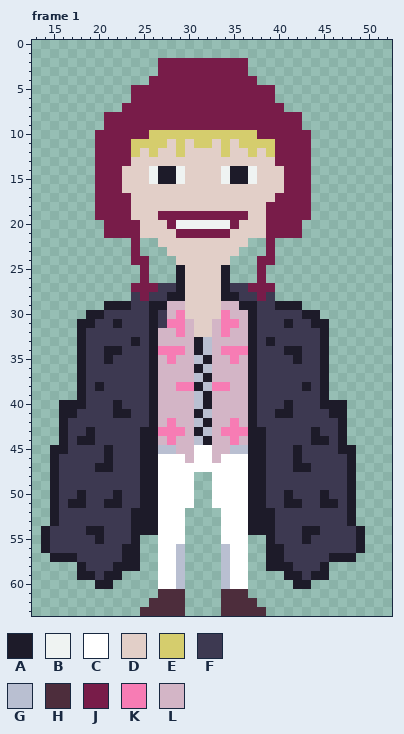
Two states of a pixel-art file, assets/corazon/front.aseprite. The picture above was drawn from the file before the commit.
64x64 pixels, 9 frames. Colours within 5 levels of each other are drawn and written as one. Shown: frame 1: x 13..52, y 0..63. The commit also changed other frames, which this record leaves out.
Visible layers, top first: "head", "rleg", "lleg", "cloak", "body".
Palette (. is transparent): A #1d1b29  B #eff3f2  C #ffffff  D #e2cfc8  E #d5cd6d  F #3d3951  G #b9bfd1  H #4d2d3c  J #781c49  K #f77cb4  L #d3b5c6
Pixels before, frame 1 (only the part around the change), first column x 13:
 0 ........................................
 1 ........................................
 2 ..............JJJJJJJJJJ................
 3 ..............JJJJJJJJJJ................
 4 .............JJJJJJJJJJJJ...............
 5 ...........JJJJJJJJJJJJJJJJ.............
 6 ...........JJJJJJJJJJJJJJJJ.............
 7 ..........JJJJJJJJJJJJJJJJJJ............
 8 ........JJJJJJJJJJJJJJJJJJJJJJ..........
 9 ........JJJJJJJJJJJJJJJJJJJJJJ..........
10 .......JJJJJJEEEEEEEEEEEEJJJJJJ.........
11 .......JJJJEEEEDEDEEDEDEEEEJJJJ.........
12 .......JJJJEDEDDEDDDDEDDEDEJJJJ.........
13 .......JJJJDDDDDDDDDDDDDDDDJJJJ.........
14 .......JJJDDDBAABDDDDBAABDDDJJJ.........
15 .......JJJDDDBAABDDDDBAABDDDJJJ.........
16 .......JJJDDDDDDDDDDDDDDDDDDJJJ.........
17 .......JJJJDDDDDDDDDDDDDDDDJJJJ.........
18 .......JJJJDDDDDDDDDDDDDDDJJJJJ.........
19 .......JJJJDDDJJJJJJJJJJDDJJJJJ.........
20 ........JJJJDDDJBBBBBBJDDDJJJJ..........
21 ........JJJJDDDDJJJJJJDDDDJJJJ..........
22 ...........J..DDDDDDDDDD..J.............
23 ...........J...DDDDDDDD...J.............
24 ...........JJ...DDDDDD...JJ.............
25 ............J...ADDDDA...J..............
26 ............J...ADDDDA...J..............
27 ...........JJJFFADDDDAFFJJJ.............
28 ...........FJFFAADDDDAAFFJF.............
29 ........AAAFFAALLDDDDLLAAFFAAA..........
30 ......AAFFFFFAFLKDDDDKLLAFFFFFAA........
31 .....AAFFAFFFAFKKLDDLKKLAFFFAFFAA.......
32 .....AFFFFFFFALLKLDDLKLLAFFFFFFFA.......
33 .....AFFFFFAFALLLLAGLLLLAFAFFFFFA.......
34 .....AFFAAFFFAKKKLAGLKKKAFFFAAFFA.......
35 .....AFFAFFFFALKLLGALLKLAFFFFAFFA.......
36 .....AFFFFFFFALLLLAGLLLLAFFFFFFFA.......
37 .....AFFFFFFFALLLLGALLLLAFFFFFFFA.......
38 .....AFAFFFFFALLKKAGKKLLAFFFFFAFA.......
39 .....AFFFFFFFALLLLGALLLLAFFFFFFFA.......
40 ...AAAFFFAFFFALLLLGALLLLAFFFAFFFAAA.....
41 ...AAFFFFAAFFALLLLAGLLLLAFFAAFFFFAA.....
42 ...AFFFFFFFFFALKLLGALLKLAFFFFFFFFFA.....
43 ...AFFAFFFFFAAKKKLAGLKKKAAFFFFFAFFA.....
44 ...AFAAFFFFFAALKLLGALLKLAAFFFFFAAFA.....
45 ..AAFFFFAFFFAAGGLLCCLLGGAAFFFAFFFFAA....
46 ..AFFFFFAFFFAACCCLCCLCCCAAFFFAFFFFFA....
47 ..AFFFFAAFFFAACCCCCCCCCCAAFFFAAFFFFA....
48 ..AFFFFFFFFFAACCCC..CCCCAAFFFFFFFFFA....
49 ..AFFFFFFFFFAACCCC..CCCCAAFFFFFFFFFA....
50 ..AFFAFFFAFFAACCCC..CCCCAAFFAFFFAFFA....
51 ..AFAAFFAAFFAACCCC..CCCCAAFFAAFFAAFA....
52 ..AFFFFFFFFAAACCC....CCCAAAFFFFFFFFA....
53 ..AFFFFFFFFAAACCC....CCCAAAFFFFFFFFA....
54 .AFFFFAAFFFAAACCC....CCCAAAFFFAAFFFFA...
55 .AFFFFFAFFFA..CCC....CCC..AFFFAFFFFFA...
56 .AFFFFFFFFAA..CCG....GCC..AAFFFFFFFFA...
57 ..AAAFFFFFAA..CCG....GCC..AAFFFFFAAA....
58 .....AFFFAAA..CCG....GCC..AAAFFFA.......
59 .....AAFAA....CCG....GCC....AAFAA.......
60 .......AA.....CCG....GCC.....AA.........
61 ..............HHH....HHH................
62 .............HHHH....HHHH...............
63 ............HHHHH....HHHHH..............
The same view after the edit:
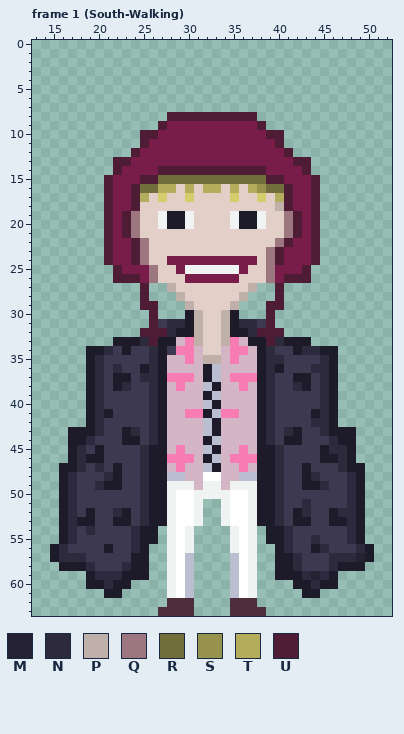
Colours new in this view: M #252333  N #2d2a3d  P #c0b0aa  Q #9c7780  R #726e3b  S #97924e  T #b3ad5c  U #4f1c35
What changed:
layer "lleg" removed
Changed rows in their new state; - is an unchanged pixel.
Frame 1 (South-Walking):
first column x 14:
 2 -------------..........--------------
 3 -------------..........--------------
 4 ------------............-------------
 5 ----------................-----------
 6 ----------................-----------
 7 ---------..................----------
 8 -------.......UUUUUUUUUU.....--------
 9 -------......U----------U....--------
10 ------.....UUJJJJJJJJJJJ-UU...-------
11 ------.....UJJJJJJJJJJJJJJU...-------
12 ------....UJJJJJJJJJJJJJJJ-U..-------
13 ------..UUJJJJJJJJJJJJJJJJ--UU-------
14 ------..UJJJJUUUUUUUUUUUUJJ--U-------
15 ------.U-JJUURRRRRRRRRRRRUU---U------
16 ------.U-JURRTT-T-TT-T-TSRRU--U------
17 ------.U--UT-E--E----E--E-TU--U------
18 ------.U--U--------------DPU--U------
19 ------.U-UQ--BAABDDDDBAABDDQU-U------
20 -------U-UQ--BAA-DDDDBAABDDQUJU------
21 -------U-UQ----DDDDDD----DDQUJU------
22 -------UJJUQD----------DDDQUJJU------
23 -------UJJUQDD--------DDDQUJJJU------
24 -------UJJUQDDJJJJJJJJJJDQUJJJU------
25 --------UJJ-QDDJBBBBBBJDDQJJJU-------
26 --------UUU-QDDDJJJJJJDDDQJUUU-------
27 ----------.U..PD----DDDP..U----------
28 ----------.U...P----DDP...U----------
29 -------....UU...P---DP...UU..--------
30 -----.......U...AP--PA...U.....------
31 ----........U-NNAP-DPANN-U......-----
32 ----.......UUUNAAP-DPAANUUU.....-----
33 ----....AA-NUAA-KPDDPK--AUNAAA..-----
34 ----.AANFA--NAF-KLDDL--LAN-F-NN-A----
35 ----.ANF----NAL-KLPP---LANN-F--NA----
36 ----.AN-N--ANA---LAG---LANA---NNA----
37 ----.AN-AA-NNAKKKL-G-KKKAN--AA-NA----
38 ----.AN-AN--NA--LL-AL-KLAN--N--NA----
39 ----.AN-----NA---L-G---LAN-----NA----
40 --...AN-F---NA---LGA---LAN-F---N-.---
41 --...ANAFF--NA--KKAGKK-LANFF--AN-.---
42 --...AN-----NAL--LGA-L-LAN----NNA.---
43 --.AA-N--ANFNALL-L-ALLLL-N-NA-FNA-A--
44 --.A-N---AAFNAL--L-G-L-L-N-AA-FFN-A--
45 -..AN-AF---N-ALK-LGA-LKL-AN-F--ANN---
46 -..ANAAF---N-AKKKLAGLKKK-AN-F--AAN---
47 -.AAN-NFA--N-ALKLLGALLKL-AN-F----N-A-
48 -.AN---NA--N-AGGLLC-LLGG-AN--AN---NA-
49 -.AN--NAA--N-ABBBLBBLBBB-AN--AAN--NA-
50 -.ANF---F--N-AB--BBBB--B-ANF---F--NA-
51 -.ANF--FF--N-AB--B-.B--B-ANFFN-FF-NA-
52 -.AN-A--NAFN-AB-CB--B--B--N-AN--ANNA-
53 -.ANAA--AAFN-AB-CB--B--B--N-AA--AANA-
54 ..AN-NF---N--.B-B---.B-B.-AN-FF---N--
55 ..AN--F---NAA.B-B---.B-B--AN-FN---N--
56 .AN----A-FNA-.BCB---.B-B-.-N--AN---NA
57 --NNN----F-A-.BCG---.G-B-.-AN---NNNMA
58 --AA-N--FN-A-.BCG---.G-B-.--N--FNAAA-
59 ----.-NNNAAA-.BCG---.G-B--A--NMNA----
60 -----A-NAA---.BCG---.G-B------NAA----
61 -------AA----.BCG---.GCB-----AA------
62 ------------..--H---.----------------
63 -----------..---H---.----------------
